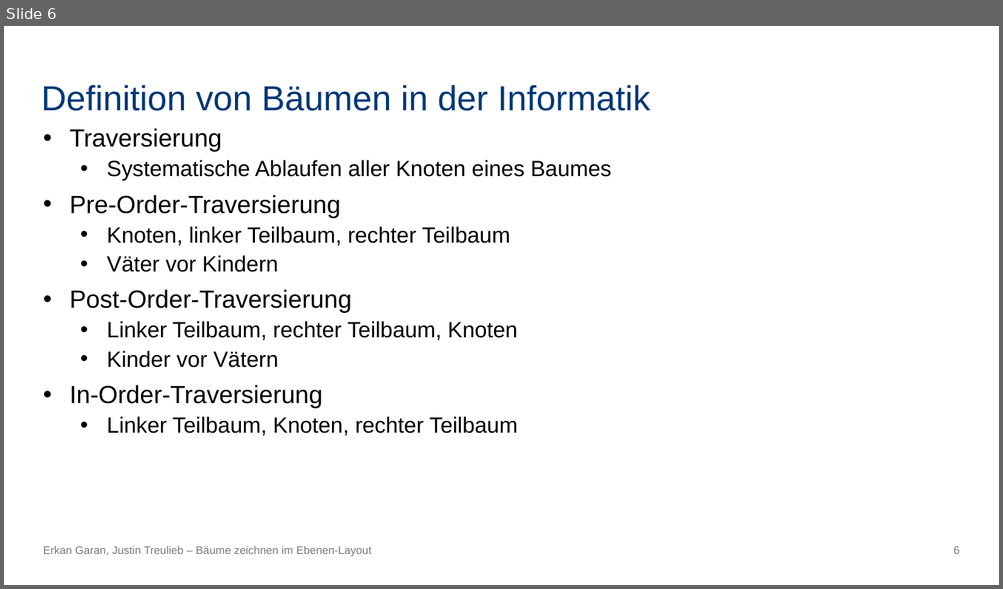
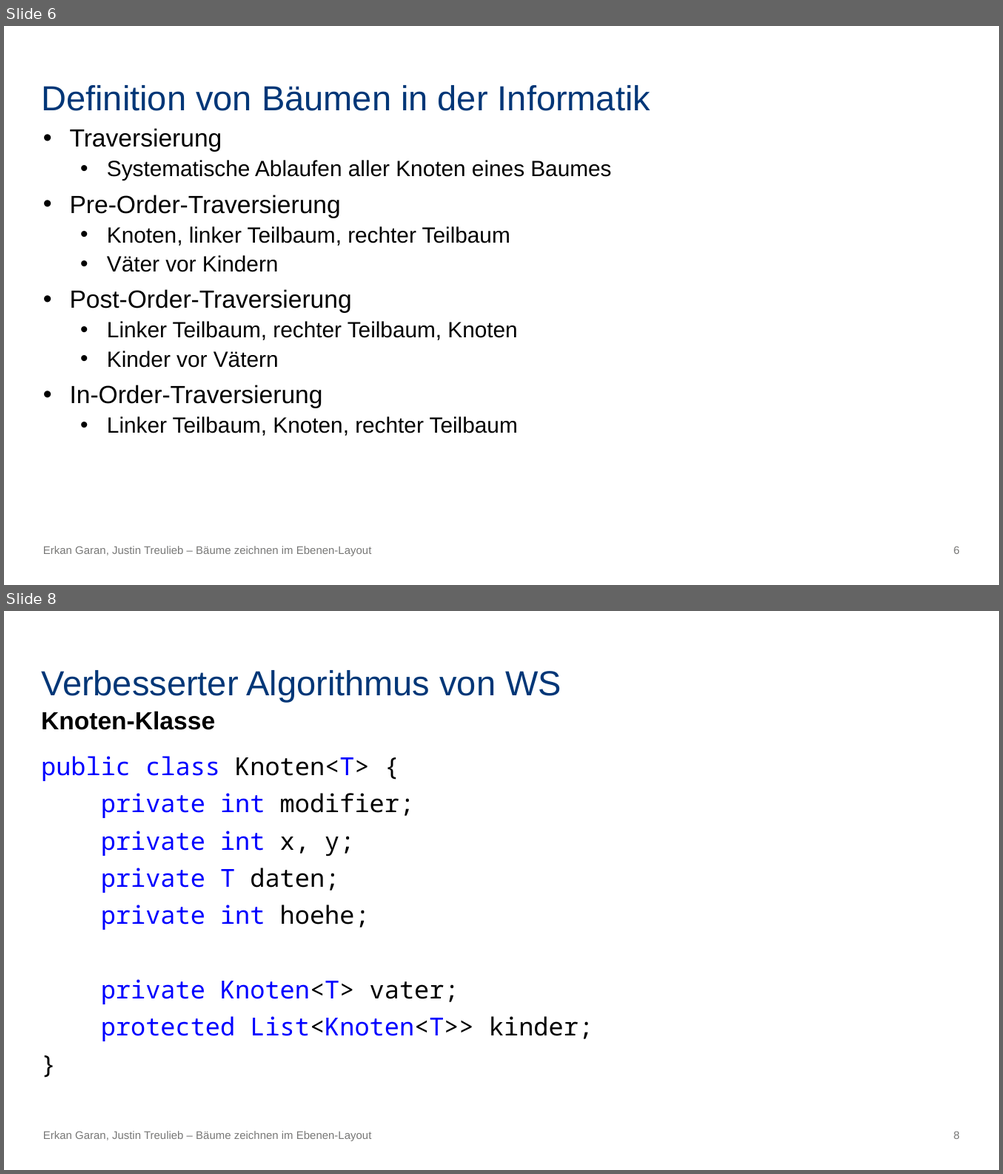
Before and after one commit to erkangrn/Praxsiprojekt, a slide deck: Powerpoint/Bäume zeichnen im Ebenen-Layout.pptx. Shown one above the other, each under a label of ours: slide 6 before the commit, slides 6 and 8 after it; the slides between them are not shown. The pictures are 1003x589 and 1003x1174 pixels, drawn with LibreOffice and Linux fonts; fonts in the diff are those of the drawing. Boxes give left, top, right and bottom in pixels: in the first picture for what was removed or moved away, otherwise in the second. Text is boxed around its words. In the diff, an @@ line names an element or a change of style, - is before the commit and + after.

```diff
--- a/Powerpoint/Bäume zeichnen im Ebenen-Layout.pptx
+++ b/Powerpoint/Bäume zeichnen im Ebenen-Layout.pptx
@@ slide 8 added at bbox=[4, 611, 999, 1170], background #FFFFFF; not listed: 1 template element that a slide beside it also shows @@
@@ title added at bbox=[41, 670, 561, 701], 25.2 pt, text #003677 @@
+Verbesserter Algorithmus von WS
@@ text added at bbox=[41, 711, 215, 730], 18 pt, text #000000, bold @@
+Knoten-Klasse
@@ text added at bbox=[41, 756, 593, 1042], 18 pt, text #0000FF @@
+public class Knoten<T> {
+private int modifier;
+private int x, y;
+private T daten;
+private int hoehe;
+private Knoten<T> vater;
+protected List<Knoten<T>> kinder;
+}
@@ text added at bbox=[43, 1131, 372, 1142], 8 pt, text #777776 @@
+Erkan Garan, Justin Treulieb – Bäume zeichnen im Ebenen-Layout
```
Also in this commit, not shown: 6 slides changed, 21 other slides added, 1 slide removed, 2 other files.
